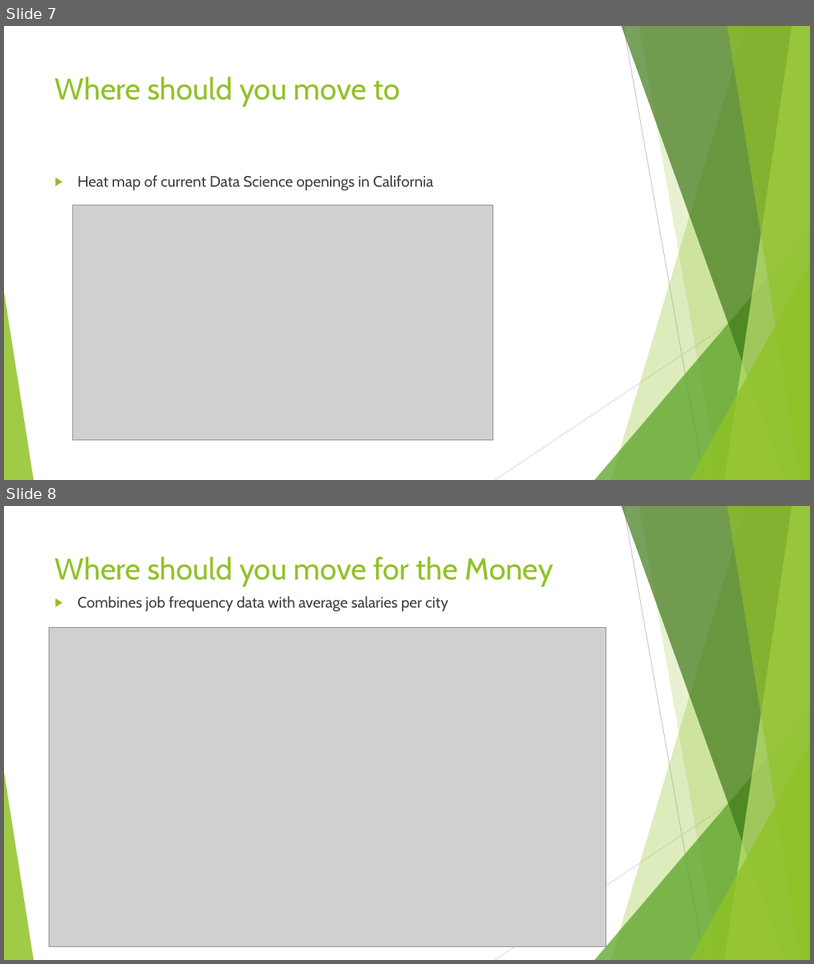
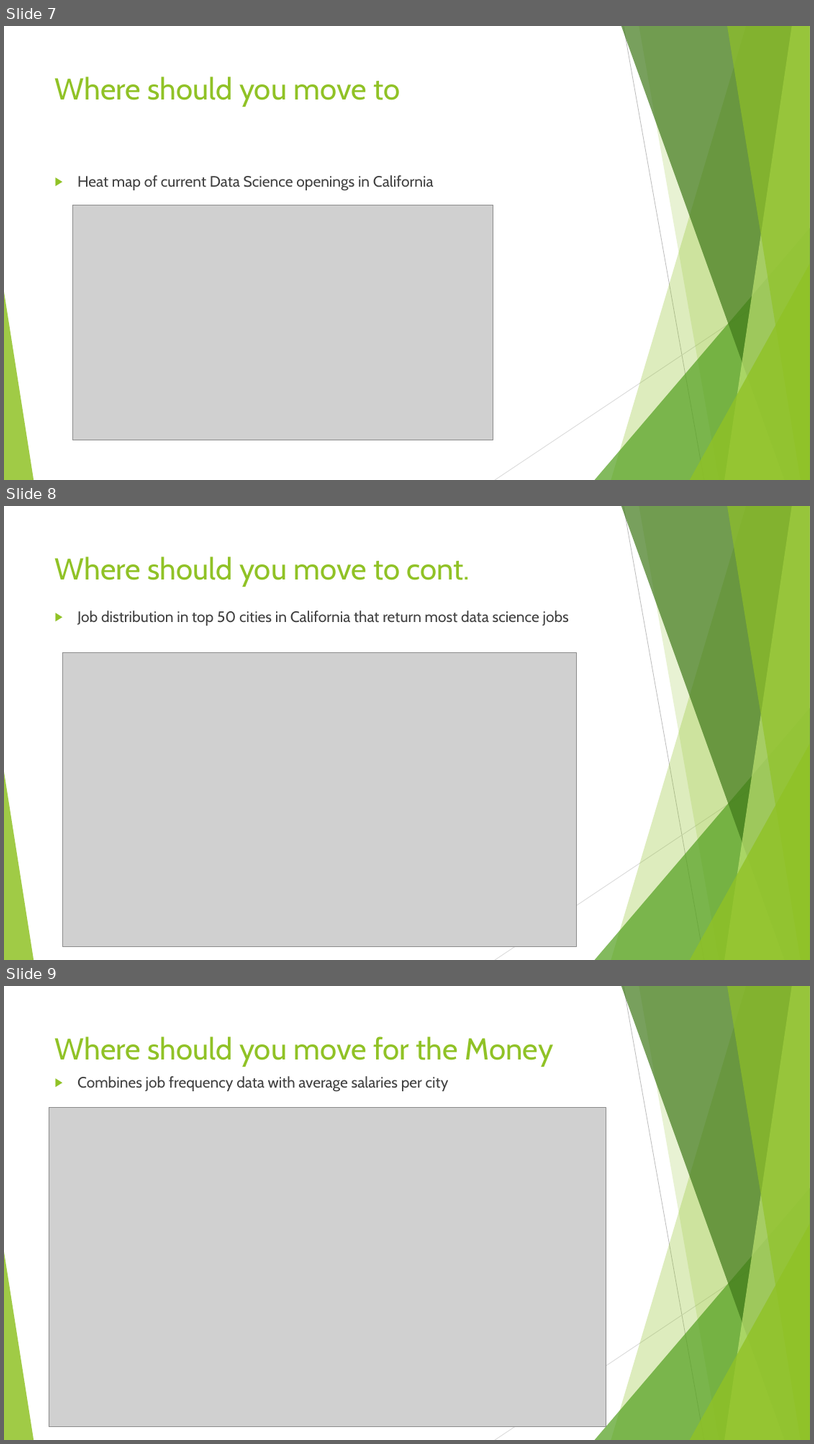
Before and after one commit to ChrNg404/Data_Science_ETL_Project, a slide deck: ETL Presentation.pptx. Shown one above the other, each under a label of ours: slides 7 and 8 before the commit, slides 7, 8 and 9 after it. The pictures are 814x964 and 814x1444 pixels, drawn with LibreOffice and Linux fonts; fonts in the diff are those of the drawing; grey boxes stand for pictures. Boxes give left, top, right and bottom in pixels: in the first picture for what was removed or moved away, otherwise in the second. Text is boxed around its words. In the diff, an @@ line names an element or a change of style, - is before the commit and + after.

```diff
--- a/ETL Presentation.pptx
+++ b/ETL Presentation.pptx
@@ slide 8 added at box(4, 506, 810, 960), background #FFFFFF; not listed: 10 template elements that a slide beside it also shows @@
@@ title added at box(55, 556, 471, 587), 36 pt, text #90C226 @@
+Where should you move to cont.
@@ text added at box(77, 610, 569, 626), 18 pt, text #404040 @@
+▶ Job distribution in top 50 cities in California that return most data science jobs
@@ picture added at box(63, 652, 577, 946) @@
@@ what was slide 8 is now slide 9 @@
```
Also in this commit, not shown: 5 slides changed, 1 other slide added.
